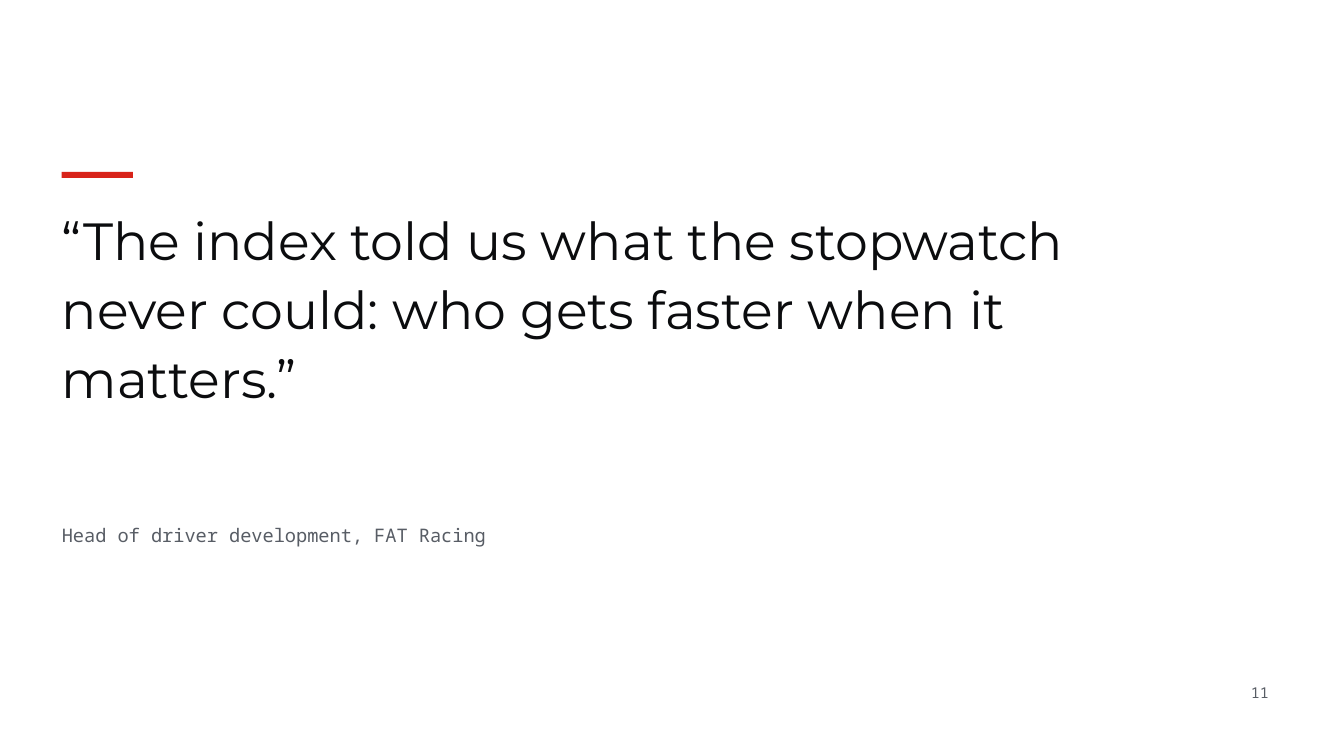
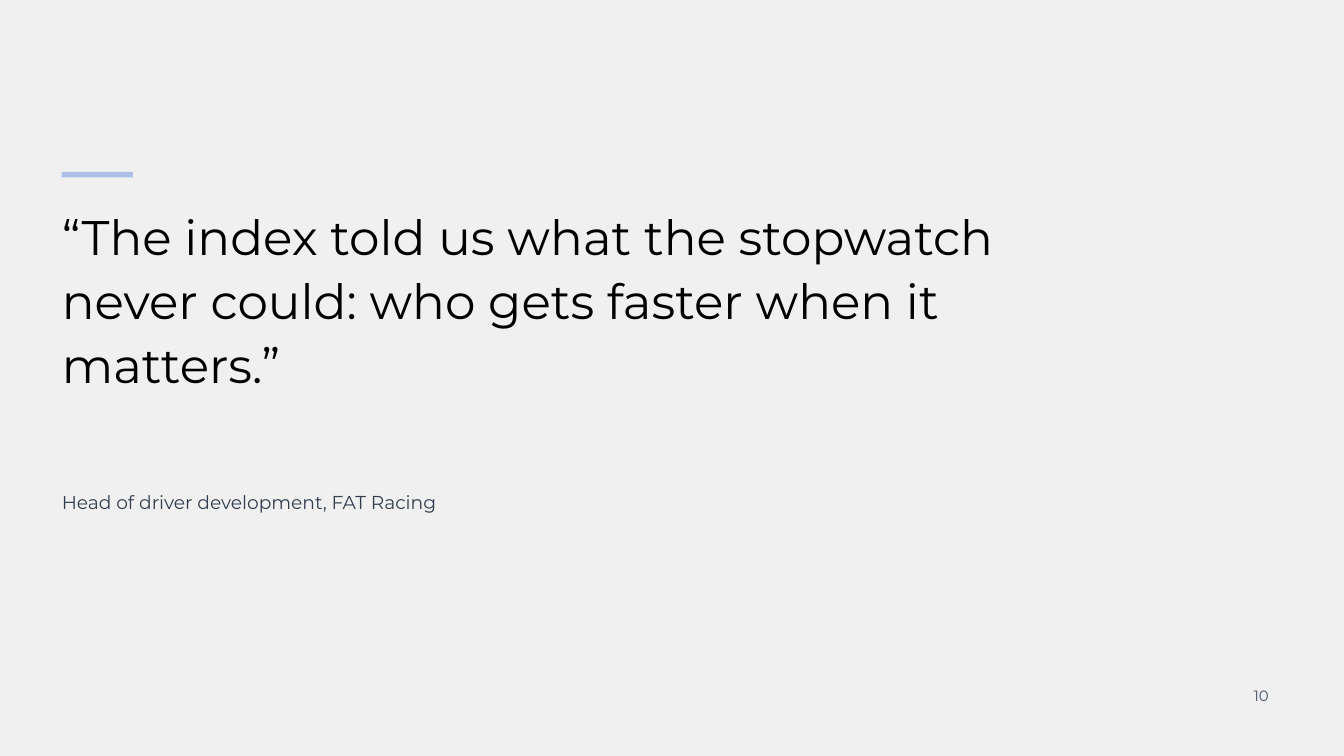
Before and after one commit to Smedley-Group-Advanced-Technology/brand-book-sg, a slide deck: slide 10 of assets/templates/smedley-group-slides.pptx (slide 11 before the commit). Drawn at 1344x756 pixels with LibreOffice and Linux fonts; fonts in the diff are those of the drawing; background and template pictures are left out. Boxes give left, top, right and bottom in pixels: in the first picture for what was removed or moved away, otherwise in the second. Text is boxed around its words. In the diff, an @@ line names an element or a change of style, - is before the commit and + after.

```diff
--- a/assets/templates/smedley-group-slides.pptx
+++ b/assets/templates/smedley-group-slides.pptx
@@ background #FFFFFF to #F0F0F0 @@
@@ rectangle at (62,172,133,177): fill #D8231A to #ABC0E4 @@
@@ text "“The index told us what ..." at (62,219,993,384): size 28 to 26 pt, text colour #0B0C0E to #000000 @@
@@ text "Head of driver development, FAT ...": place and size @@
-text "Head of driver development, FAT ..." at (62,527,486,547)
+text "Head of driver development, FAT ..." at (62,495,436,513)
@@ text "Head of driver development, FAT ..." at (62,495,436,513): font Noto Sans Mono to Montserrat, text colour #585D65 to #333F50 @@
@@ page number at (1254,690,1269,701): text changed; font Noto Sans Mono to Montserrat; text colour #585D65 to #44546A @@
-11
+10
```
Also in this commit, not shown: 10 other slides changed, 3 slides added, 6 slides removed, 26 other files.
